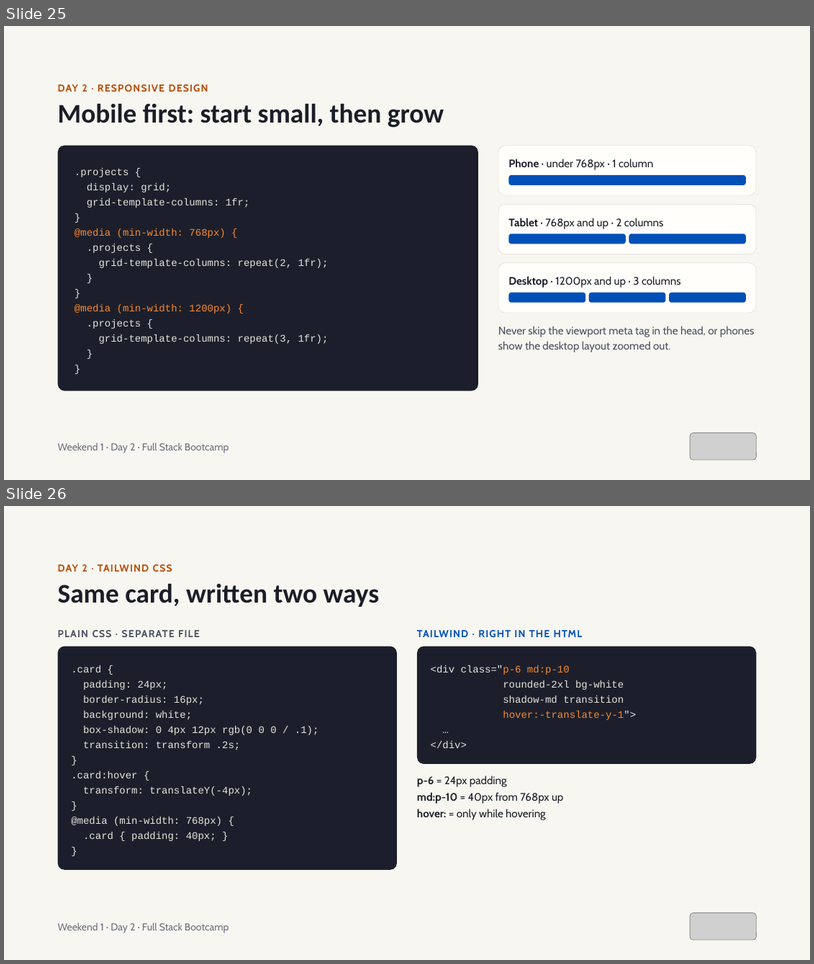
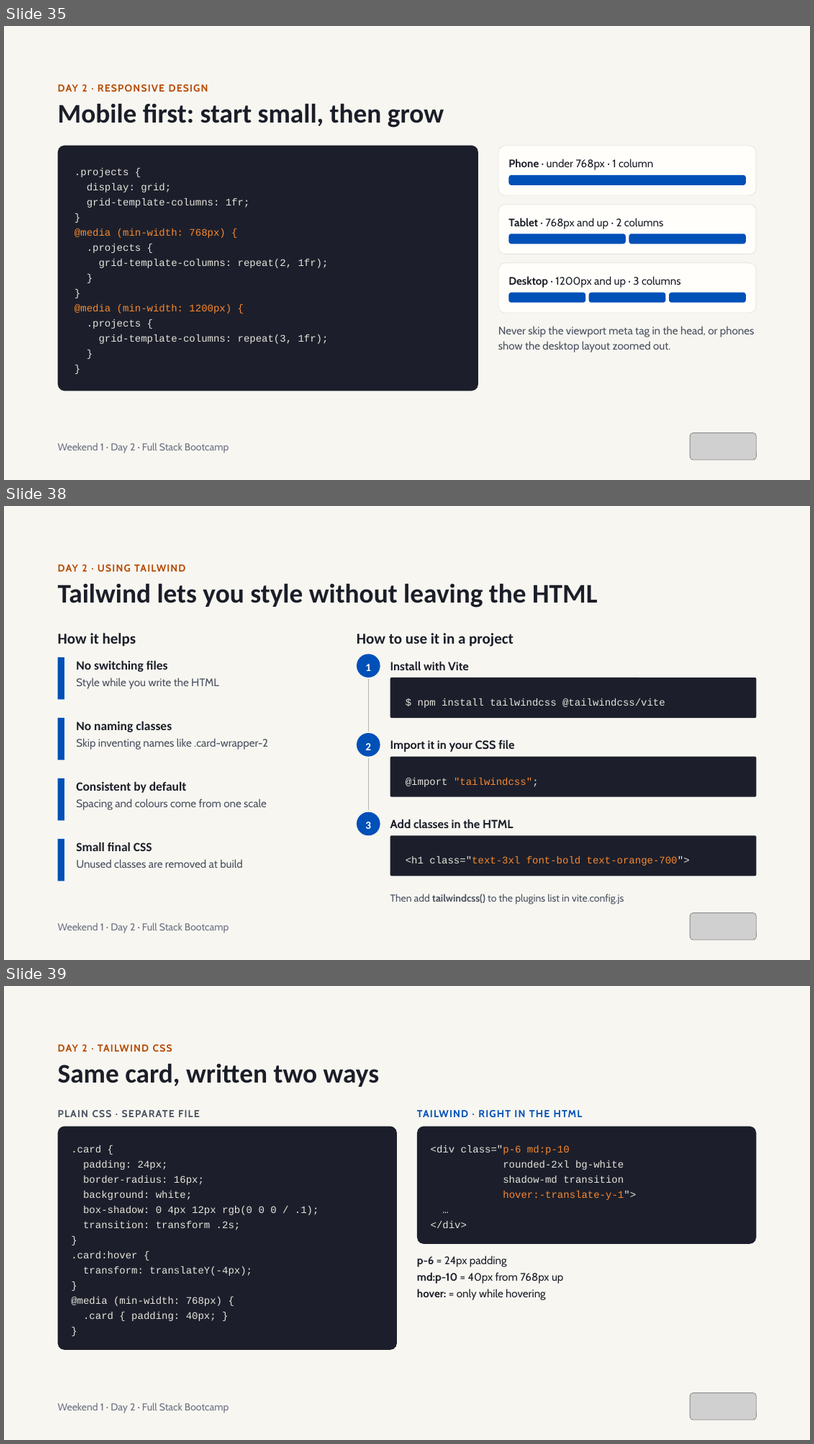
Before and after one commit to Matiz009/web-qi, a slide deck: resources/Weekend 1 — Dev Foundations & Modern Web.pptx. Shown one above the other, each under a label of ours: slides 25 and 26 before the commit, slides 35, 38 and 39 after it; the slides between them are not shown. The pictures are 814x964 and 814x1444 pixels, drawn with LibreOffice and Linux fonts; fonts in the diff are those of the drawing; grey boxes stand for pictures. Boxes give left, top, right and bottom in pixels: in the first picture for what was removed or moved away, otherwise in the second. Text is boxed around its words. In the diff, an @@ line names an element or a change of style, - is before the commit and + after.

```diff
--- a/resources/Weekend 1 — Dev Foundations & Modern Web.pptx
+++ b/resources/Weekend 1 — Dev Foundations & Modern Web.pptx
@@ slide 38 added at (x1=4, y1=506, x2=810, y2=960), background #F7F6F1 @@
@@ text added at (x1=58, y1=564, x2=185, y2=572), 12 pt, text #B84C06, bold @@
+DAY 2 · USING TAILWIND
@@ title added at (x1=58, y1=583, x2=597, y2=608), 32 pt, text #1B1E28, bold @@
+Tailwind lets you style without leaving the HTML
@@ text added at (x1=58, y1=633, x2=136, y2=646), 18 pt, text #1B1E28, bold @@
+How it helps
@@ text added at (x1=357, y1=633, x2=514, y2=646), 18 pt, text #1B1E28, bold @@
+How to use it in a project
@@ ellipse added at (x1=357, y1=654, x2=381, y2=677), fill #0050B8, 13 pt, text #FFFFFF, bold @@
+1
@@ rectangle added at (x1=58, y1=657, x2=64, y2=699), fill #0050B8 @@
@@ text added at (x1=76, y1=660, x2=168, y2=672), 15 pt, text #1B1E28, bold @@
+No switching files
@@ text added at (x1=76, y1=677, x2=219, y2=689), 13 pt, text #4A5160 @@
+Style while you write the HTML
@@ text added at (x1=391, y1=661, x2=469, y2=670), 14 pt, text #1B1E28, bold @@
+Install with Vite
@@ rounded rectangle added at (x1=391, y1=677, x2=757, y2=718), fill #1C1F2B, 12 pt, text #E6E4DC @@
+$ npm install tailwindcss @tailwindcss/vite
@@ line added from (369, 679) to (369, 731), #B9B6AC 1 pt @@
@@ rectangle added at (x1=58, y1=718, x2=64, y2=759), fill #0050B8 @@
@@ text added at (x1=76, y1=721, x2=172, y2=732), 15 pt, text #1B1E28, bold @@
+No naming classes
@@ text added at (x1=76, y1=738, x2=268, y2=749), 13 pt, text #4A5160 @@
+Skip inventing names like .card-wrapper-2
@@ ellipse added at (x1=357, y1=733, x2=381, y2=757), fill #0050B8, 13 pt, text #FFFFFF, bold @@
+2
@@ text added at (x1=391, y1=739, x2=514, y2=752), 14 pt, text #1B1E28, bold @@
+Import it in your CSS file
@@ line added from (369, 758) to (369, 811), #B9B6AC 1 pt @@
@@ rounded rectangle added at (x1=391, y1=757, x2=757, y2=797), fill #1C1F2B, 12 pt, text #F7882F @@
+@import "tailwindcss";
@@ rectangle added at (x1=58, y1=778, x2=64, y2=820), fill #0050B8 @@
@@ text added at (x1=76, y1=781, x2=187, y2=793), 15 pt, text #1B1E28, bold @@
+Consistent by default
@@ text added at (x1=76, y1=798, x2=267, y2=810), 13 pt, text #4A5160 @@
+Spacing and colours come from one scale
@@ ellipse added at (x1=357, y1=812, x2=381, y2=836), fill #0050B8, 13 pt, text #FFFFFF, bold @@
+3
@@ text added at (x1=391, y1=818, x2=514, y2=828), 14 pt, text #1B1E28, bold @@
+Add classes in the HTML
@@ rectangle added at (x1=58, y1=839, x2=64, y2=880), fill #0050B8 @@
@@ text added at (x1=76, y1=842, x2=152, y2=851), 15 pt, text #1B1E28, bold @@
+Small final CSS
@@ rounded rectangle added at (x1=391, y1=835, x2=757, y2=875), fill #1C1F2B, 12 pt, text #F7882F @@
+<h1 class="text-3xl font-bold text-orange-700">
@@ text added at (x1=76, y1=859, x2=242, y2=867), 13 pt, text #4A5160 @@
+Unused classes are removed at build
@@ text added at (x1=391, y1=893, x2=624, y2=904), 12 pt, text #4A5160 @@
+Then add tailwindcss() to the plugins list in vite.config.js
@@ picture added at (x1=691, y1=913, x2=757, y2=939) @@
@@ text added at (x1=58, y1=922, x2=229, y2=933), 12 pt, text #6B7080 @@
+Weekend 1 · Day 2 · Full Stack Bootcamp
@@ what was slide 25 is now slide 35 @@
@@ what was slide 26 is now slide 39 @@
```
Also in this commit, not shown: 10 slides changed, 21 other slides added, 5 other files.
